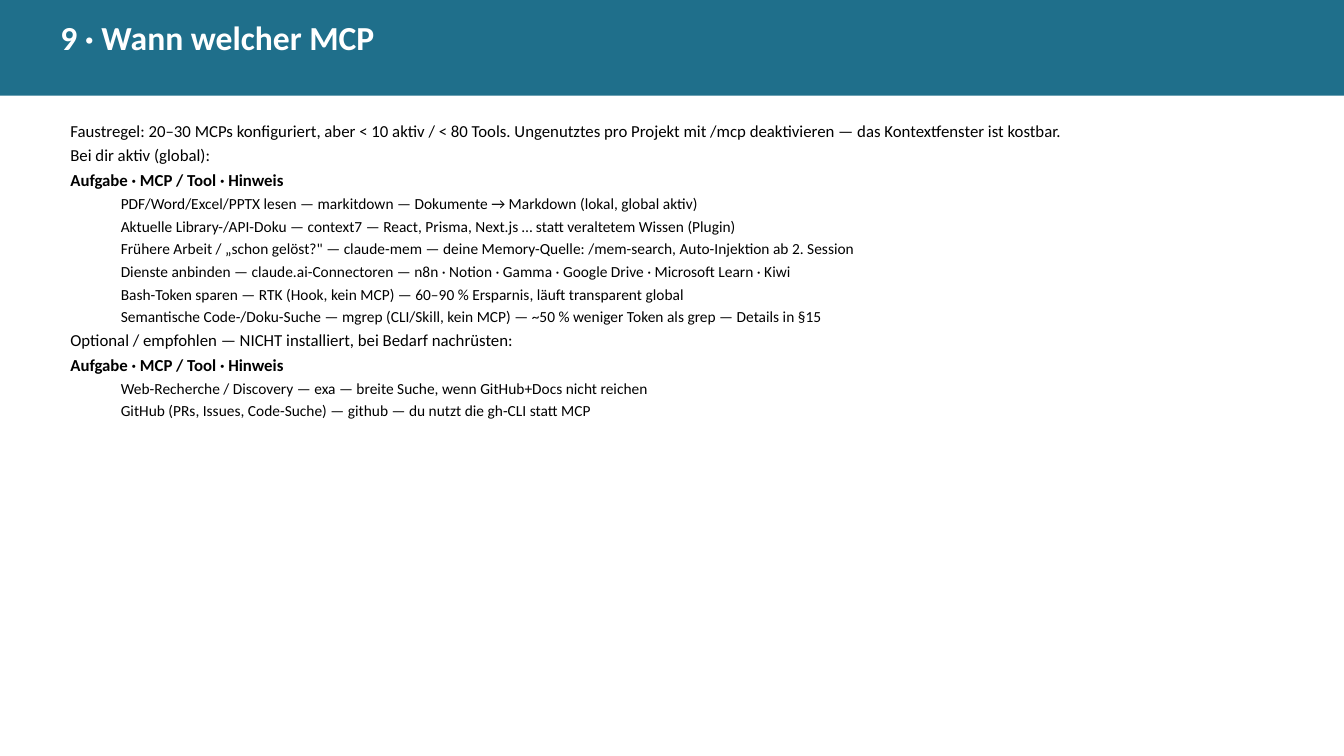
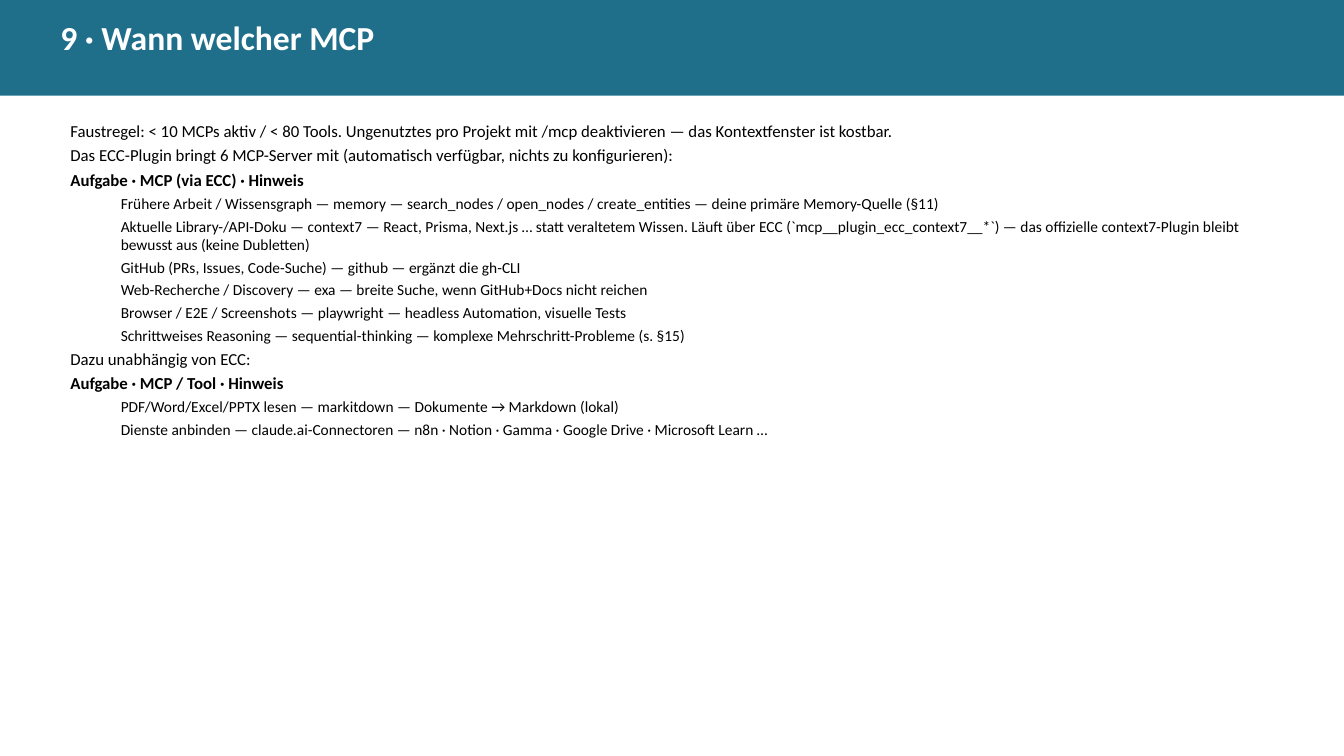
Before and after one commit to Paulee8155/Claude-Code-BestPractice, a slide deck: slide 15 of docs/ECC-Harness-Guide.de.pptx. Drawn at 1344x756 pixels with LibreOffice and Linux fonts; fonts in the diff are those of the drawing. Boxes give left, top, right and bottom in pixels: in the first picture for what was removed or moved away, otherwise in the second. Text is boxed around its words. In the diff, an @@ line names an element or a change of style, - is before the commit and + after.

```diff
--- a/docs/ECC-Harness-Guide.de.pptx
+++ b/docs/ECC-Harness-Guide.de.pptx
@@ text at <box>70,125,1239,368</box>: text changed; size 12 to 11 pt @@
-Faustregel: 20–30 MCPs konfiguriert, aber < 10 aktiv / < 80 Tools. Ungenutztes pro Projekt mit /mcp deaktivieren — das Kontextfenster ist kostbar.
-Bei dir aktiv (global):
+Faustregel: < 10 MCPs aktiv / < 80 Tools. Ungenutztes pro Projekt mit /mcp deaktivieren — das Kontextfenster ist kostbar.
+Das ECC-Plugin bringt 6 MCP-Server mit (automatisch verfügbar, nichts zu konfigurieren):
+Aufgabe · MCP (via ECC) · Hinweis
+  Frühere Arbeit / Wissensgraph — memory — search_nodes / open_nodes / create_entities — deine primäre Memory-Quelle (§11)
+  Aktuelle Library-/API-Doku — context7 — React, Prisma, Next.js … statt veraltetem Wissen. Läuft über ECC (`mcp__plugin_ecc_context7__*`) — das offizielle context7-Plugin bleibt bewusst aus (keine Dubletten)
+  GitHub (PRs, Issues, Code-Suche) — github — ergänzt die gh-CLI
+  Web-Recherche / Discovery — exa — breite Suche, wenn GitHub+Docs nicht reichen
+  Browser / E2E / Screenshots — playwright — headless Automation, visuelle Tests
+  Schrittweises Reasoning — sequential-thinking — komplexe Mehrschritt-Probleme (s. §15)
+Dazu unabhängig von ECC:
@@ text at <box>121,401,753,438</box>: text changed @@
-  PDF/Word/Excel/PPTX lesen — markitdown — Dokumente → Markdown (lokal, global aktiv)
-  Aktuelle Library-/API-Doku — context7 — React, Prisma, Next.js … statt veraltetem Wissen (Plugin)
-  Frühere Arbeit / „schon gelöst?" — claude-mem — deine Memory-Quelle: /mem-search, Auto-Injektion ab 2. Session
-  Dienste anbinden — claude.ai-Connectoren — n8n · Notion · Gamma · Google Drive · Microsoft Learn · Kiwi
-  Bash-Token sparen — RTK (Hook, kein MCP) — 60–90 % Ersparnis, läuft transparent global
-  Semantische Code-/Doku-Suche — mgrep (CLI/Skill, kein MCP) — ~50 % weniger Token als grep — Details in §15
-Optional / empfohlen — NICHT installiert, bei Bedarf nachrüsten:
-Aufgabe · MCP / Tool · Hinweis
-  Web-Recherche / Discovery — exa — breite Suche, wenn GitHub+Docs nicht reichen
-  GitHub (PRs, Issues, Code-Suche) — github — du nutzt die gh-CLI statt MCP
+  PDF/Word/Excel/PPTX lesen — markitdown — Dokumente → Markdown (lokal)
+  Dienste anbinden — claude.ai-Connectoren — n8n · Notion · Gamma · Google Drive · Microsoft Learn …
```
Also in this commit, not shown: 22 other slides changed, 18 other files.
